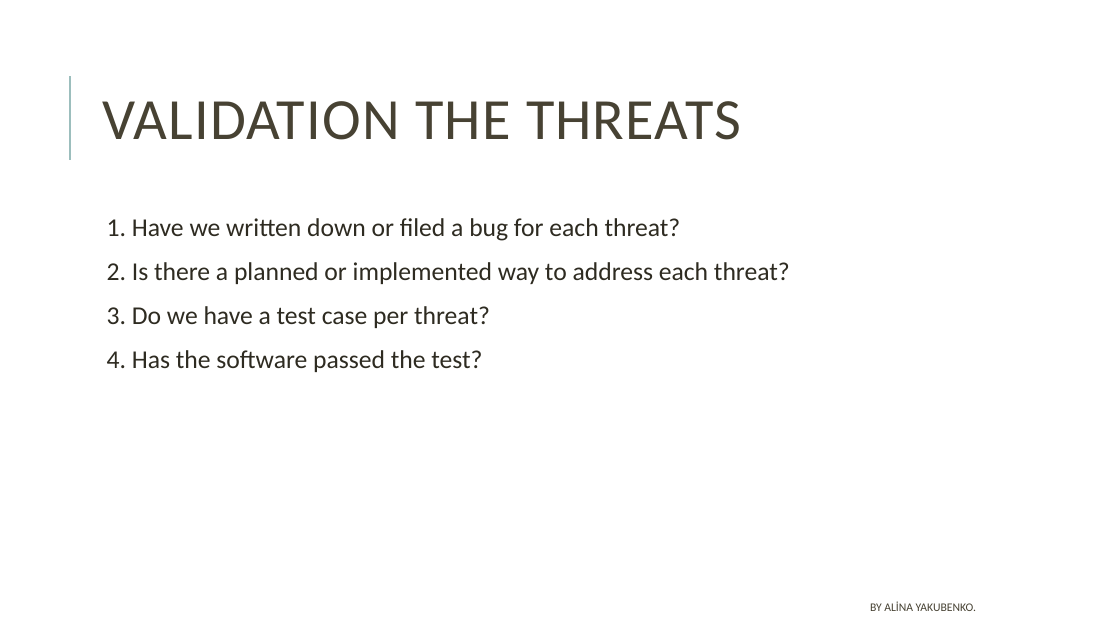
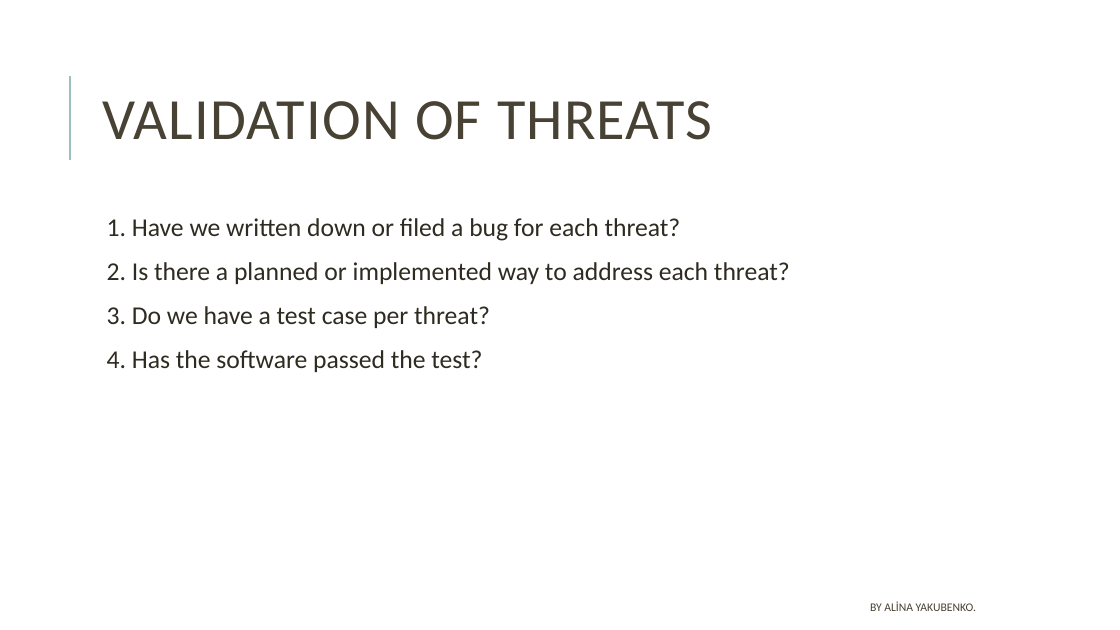
Before and after one commit to alinayakubenko/appsec-docs, a slide deck: slide 20 of Threat_modeling_Introduction.pptx. Drawn at 1120x630 pixels with LibreOffice and Linux fonts; fonts in the diff are those of the drawing. Boxes give left, top, right and bottom in pixels: in the first picture for what was removed or moved away, otherwise in the second. Text is boxed around its words. In the diff, an @@ line names an element or a change of style, - is before the commit and + after.

```diff
--- a/Threat_modeling_Introduction.pptx
+++ b/Threat_modeling_Introduction.pptx
@@ title at box(102, 101, 712, 140): text changed @@
-VALIDATION THE THREATS
+VALIDATION OF THREATS
```
Also in this commit, not shown: 1 other slide changed.
